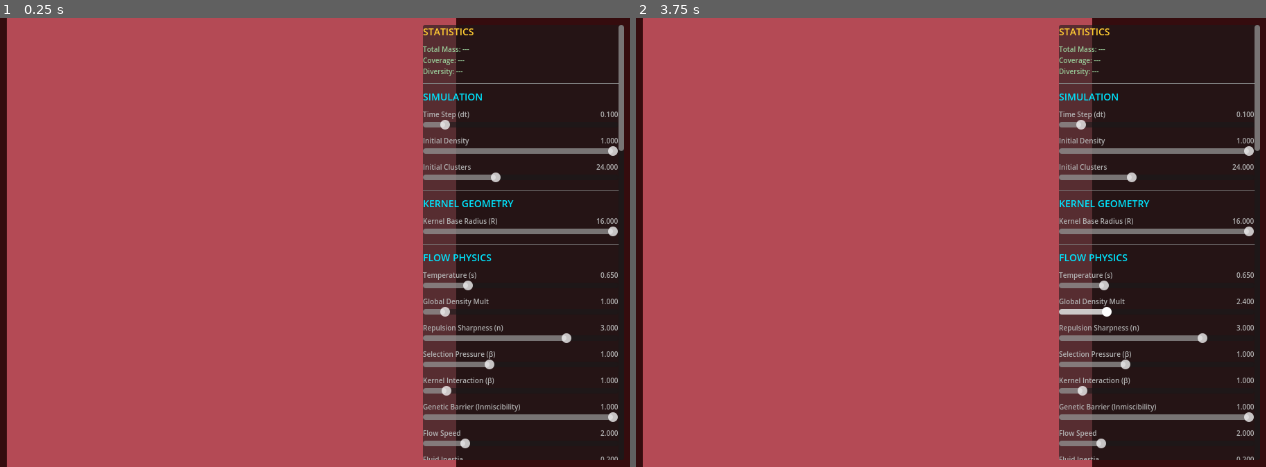
Above: before the commit, frames 1-2 (left to right).
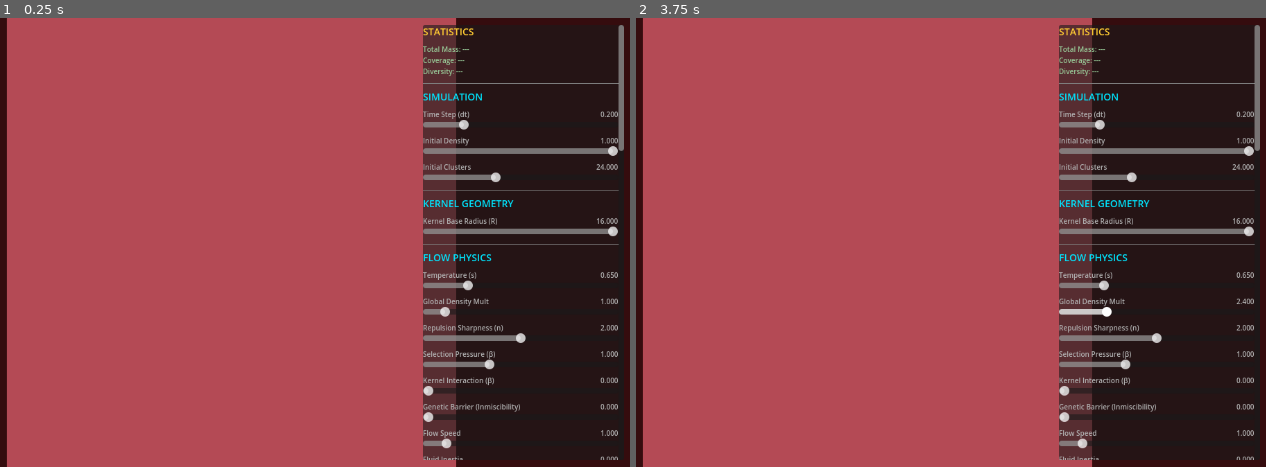
Above: after the commit, the same moments.

Repository: pvtrcorps/L_0001
Game: Godot game, scene res://simulation/Main.tscn
Two runs of this game, one before a commit and one after it. Both use one fixed random seed, a clock stepped at 60 frames per second and the inputs below.
Inputs (mouse positions are in pixels of both pictures, inside the frame that each line leads up to):
- Up to frame 1 (0.25 s): no input
- Up to frame 2 (3.75 s): tap Enter at 0.5, 2, 3.5 s; move the mouse to (1045, 220) at 0.52 s; click (1045, 220) at 0.67 s; tap Space at 1.25, 2.75 s; drag from (705, 264) to (825, 332) at 1.27 s; move the mouse to (944, 143) at 2.02 s; click (944, 143) at 2.17 s; drag from (825, 332) to (outside the picture) at 2.77 s; move the mouse to (1108, 309) at 3.52 s; click (1108, 309) at 3.67 s

The runs differ from the first frame. In frame 1, 0.8% of the frame differs, in the area x 67-99%, y 20-99%; in frame 2, 0.8%.
Error before the commit: Cannot call method 'compute_list_begin' on a null value. (res://simulation/LeniaSimulation.gd:431)
Error after the commit: Cannot call method 'compute_list_begin' on a null value. (res://simulation/LeniaSimulation.gd:430)

Commit message:
defaults ui

Diff:
--- a/simulation/LeniaSimulation.gd
+++ b/simulation/LeniaSimulation.gd
@@ -13,7 +13,7 @@
 var params = {
 	"res_x": 1024.0,
 	"res_y": 1024.0,
-	"dt": 0.1,
+	"dt": 0.2,
 	"seed": 0.0,
 	# Kernel shape (global - creates pattern types)
 	"R": 16.0,           # Kernel radius in pixels
@@ -23,17 +23,16 @@
 	"init_density": 1.0,   # Higher density for better start
 
 	# Advanced Physics (Flow Lenia style)
-	# Advanced Physics (Flow Lenia style)
-	"temperature": 0.65,   # Advection diffusion (s). Paper default: 0.65 (Currently Standard Bilinear)
-	"theta_A": 1.0,        # Global Density Multiplier. Canonical ~1.0? (Was 5.0)
-	"alpha_n": 3.0,        # Repulsion Sharpness. [NEW: 3.0 for Solid Bodies]. (Was 0.0)
+	"temperature": 0.65,   # Advection diffusion (s). Paper default: 0.65
+	"theta_A": 1.0,        # Global Density Multiplier. Canonical ~1.0
+	"alpha_n": 2.0,        # Repulsion Sharpness. Canonical 2.0
 
 	# Signal Layer
 	"signal_diff": 0.0,    # Diffusion Rate
 	"signal_decay": 0.001,   # Decay Rate
-	"signal_advect": 1.0,  # Signal advection weight [0-1] (how much signals follow mass flow)
-	"flow_speed": 2.0,     # [NEW: 2.0 for Aristotelian Stability]. Multiplier for advection force
-	"fluid_momentum": 0.2, # [NEW: 0.2 Low Inertia]. Momentum/Inertia (0.0 = Aristotelian, 1.0 = Newtonian)
+	"signal_advect": 1.0,  # Signal advection weight [0-1]
+	"flow_speed": 1.0,     # [CANONICAL: 1.0]. Multiplier for advection force
+	"fluid_momentum": 0.0, # [CANONICAL: 0.0]. Aristotelian Physics (No Inertia)
 
 	"beta_selection": 1.0, # Selection pressure for negotiation rule
 
@@ -45,8 +44,8 @@
 	# Signal Advanced
 	"signal_force_strength": 20.0,   # Multiplier for signal gradient force
 	"signal_emission_strength": 1.0, # Multiplier for signal secretion quantity
-	"interaction_beta": 1.0,         # [NEW] Kernel Interaction Strength (0.0 = Neutral)
-	"genetic_barrier": 1.0,          # [NEW] Genetic Flow Barrier (0.0 = Permeable, 1.0 = Impermeable)
+	"interaction_beta": 0.0,         # [CANONICAL: 0.0] No extra interaction
+	"genetic_barrier": 0.0,          # [CANONICAL: 0.0] Permeable
 
 	# === GENE RANGES (16 GENES x 2 MIN/MAX) ===
 	# BLOCK A: Physiology (Body)
